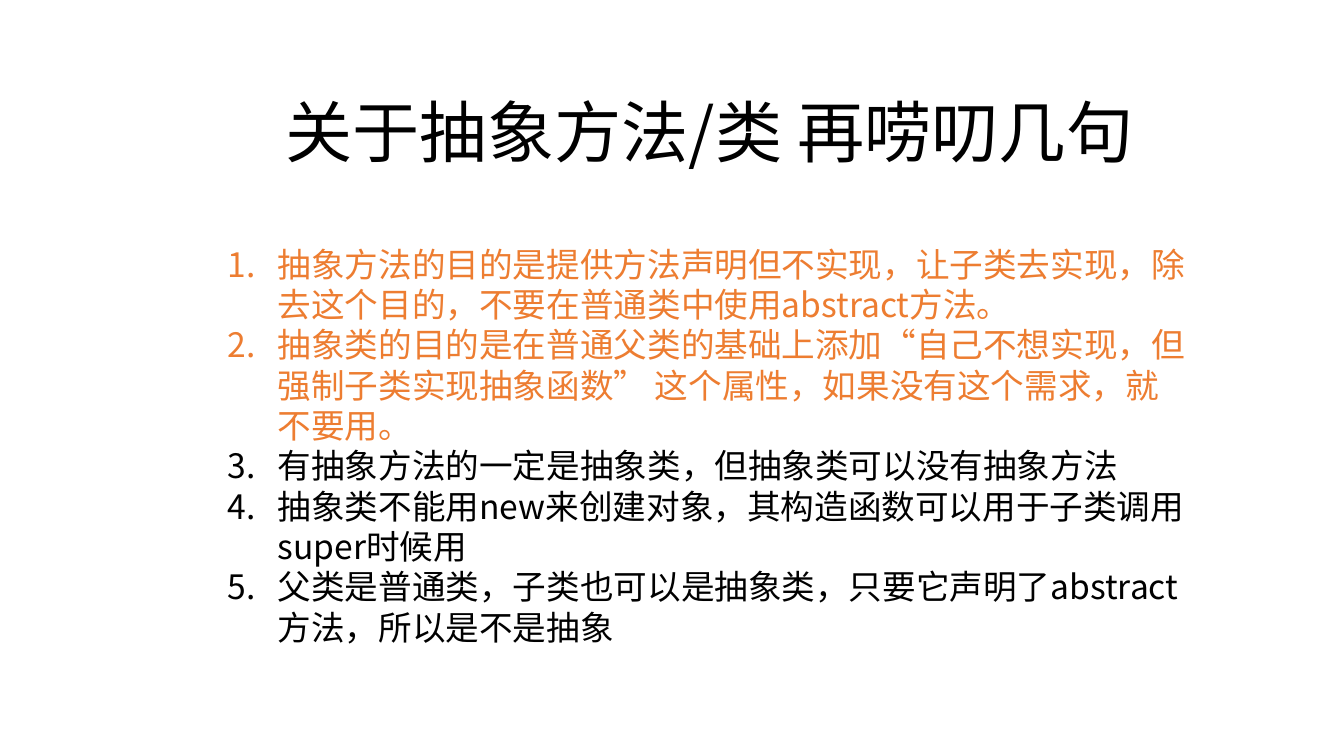
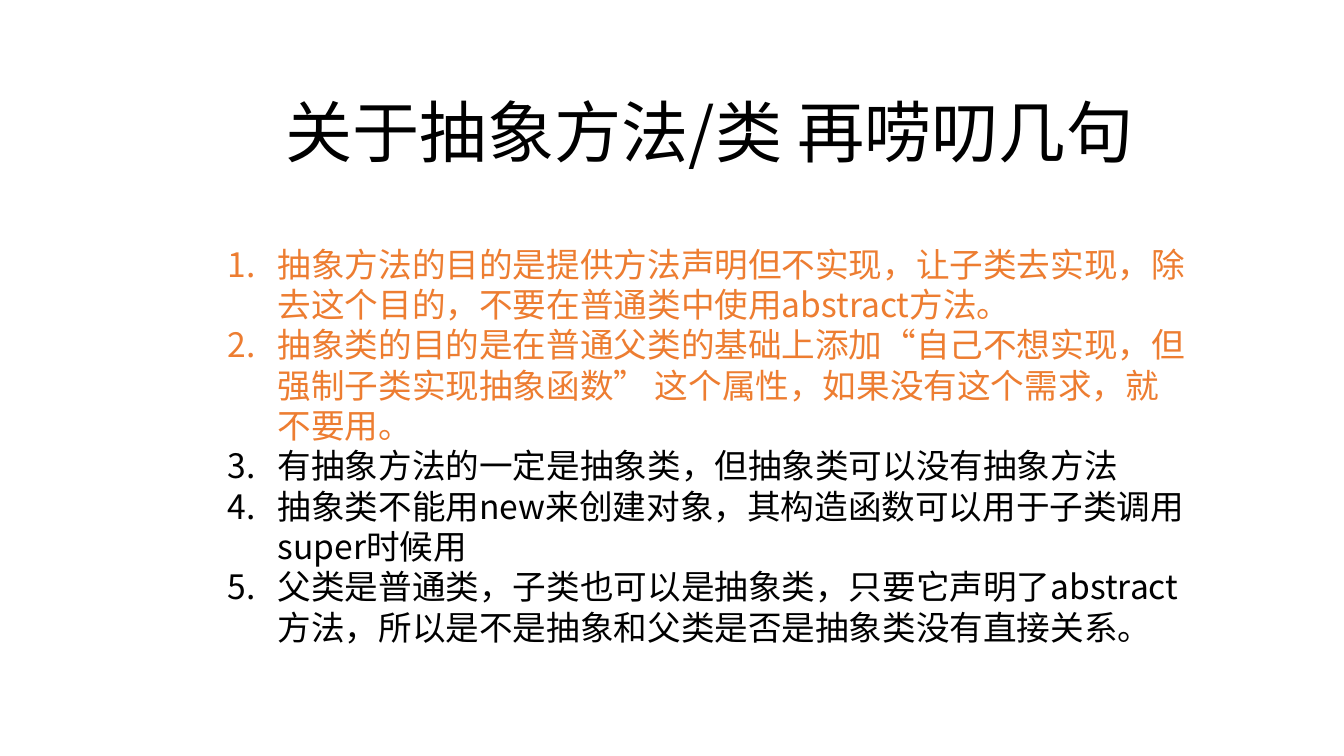
Before and after one commit to zjyesir/hmc_java_1, a slide deck: slide 10 of ppt/12.抽象类和接口.pptx. Drawn at 1344x756 pixels with LibreOffice and Linux fonts; fonts in the diff are those of the drawing; background and template pictures are left out. Boxes give left, top, right and bottom in pixels: in the first picture for what was removed or moved away, otherwise in the second. Text is boxed around its words. In the diff, an @@ line names an element or a change of style, - is before the commit and + after.

```diff
--- a/ppt/12.抽象类和接口.pptx
+++ b/ppt/12.抽象类和接口.pptx
@@ text at [278,565,1179,644]: text changed @@
-5. 父类是普通类，子类也可以是抽象类，只要它声明了abstract方法，所以是不是抽象
+5. 父类是普通类，子类也可以是抽象类，只要它声明了abstract方法，所以是不是抽象和父类是否是抽象类没有直接关系。
```
Also in this commit, not shown: 4 other slides changed, 2 other files.
